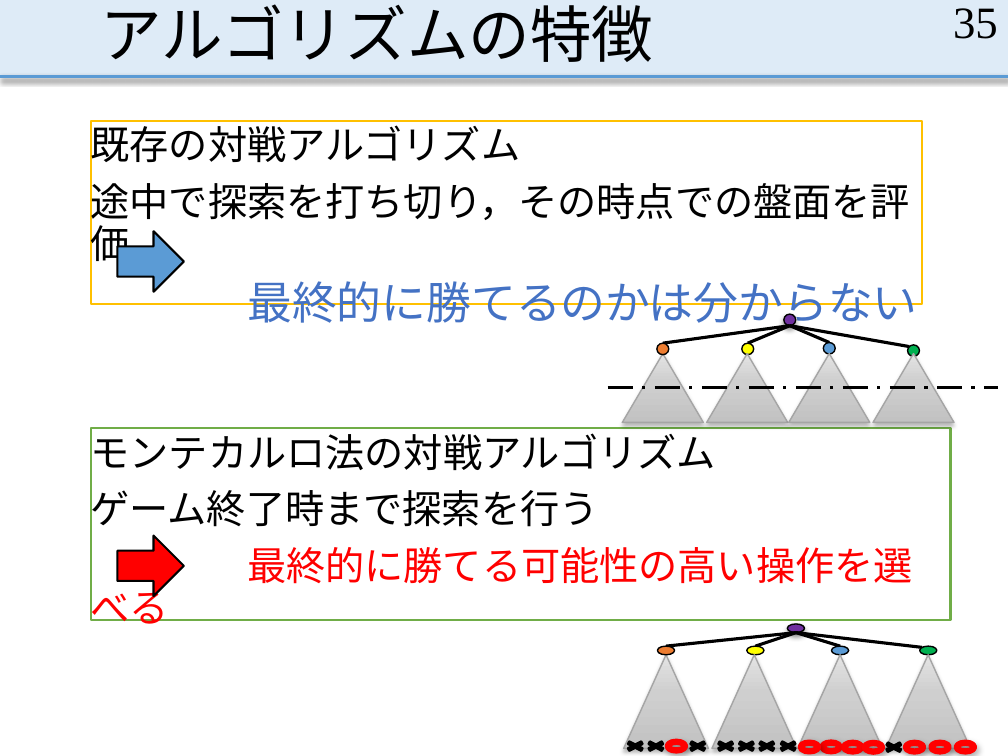
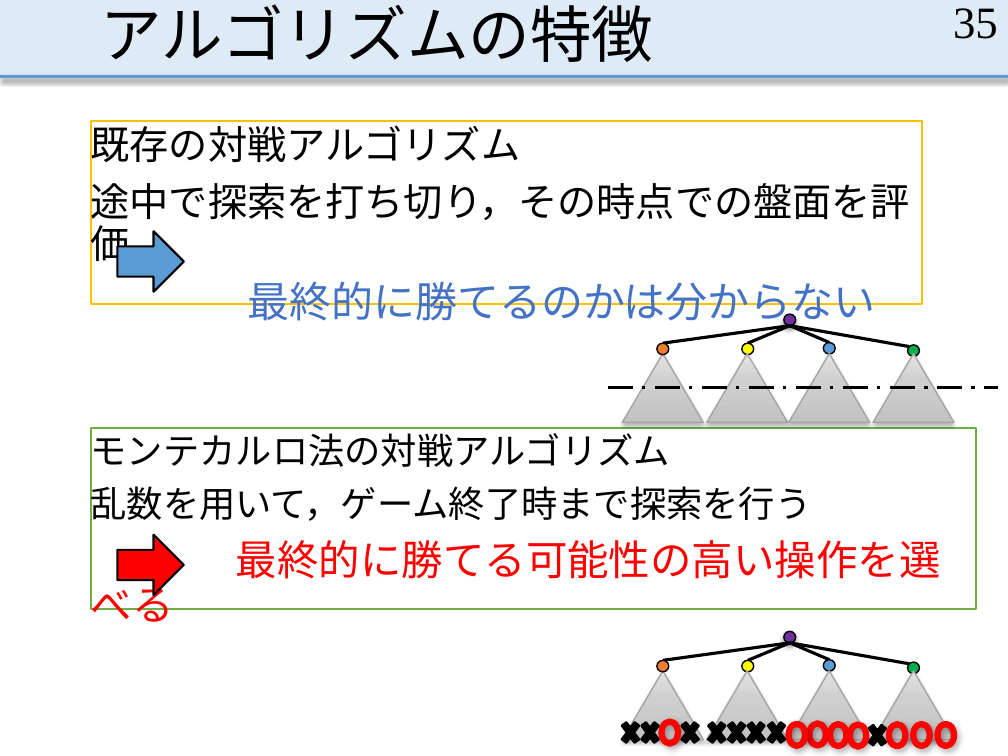
Before and after one commit to MasayaOda/SR, a slide deck: slide 35 of 小田卒論発表 - コピー.pptx. Drawn at 1008x756 pixels with LibreOffice and Linux fonts; fonts in the diff are those of the drawing. Boxes give left, top, right and bottom in pixels: in the first picture for what was removed or moved away, otherwise in the second. Text is boxed around its words. In the diff, an @@ line names an element or a change of style, - is before the commit and + after.

```diff
--- a/小田卒論発表 - コピー.pptx
+++ b/小田卒論発表 - コピー.pptx
@@ text in rectangle at (247,281,875,327): size 32 to 30 pt in "最終的に勝てるのかは分からない" @@
@@ text in rectangle at (91,428,941,579): size 28 to 25.9 pt in "モンテカルロ法の対戦アルゴリズム"; size 28 to 29.6 pt in "最終的に勝てる可能性の高い操作を選べる" @@
@@ rectangle "モンテカルロ法の対戦アルゴリズム": place and size @@
-rectangle "モンテカルロ法の対戦アルゴリズム" at (91,428,951,620)
+rectangle "モンテカルロ法の対戦アルゴリズム" at (91,428,976,609)
@@ text in rectangle at (91,481,812,528): text changed; size 28 to 25.9 pt @@
-ゲーム終了時まで探索を行う
+乱数を用いて，ゲーム終了時まで探索を行う
@@ line moved from (796, 633) - (666, 646) to (790, 643) - (663, 660) @@
@@ line moved from (755, 646) - (796, 633) to (748, 660) - (790, 643) @@
@@ ellipse: place and size @@
-ellipse at (787,624,804,633)
+ellipse at (784,631,796,642)
@@ line moved from (922, 647) - (796, 633) to (909, 664) - (790, 643) @@
@@ line moved from (840, 646) - (796, 633) to (830, 659) - (790, 643) @@
@@ ellipse: place and size @@
-ellipse at (832,646,849,655)
+ellipse at (824,659,836,670)
@@ triangle: place and size @@
-triangle at (624,655,709,749)
+triangle at (622,671,703,740)
@@ ellipse: place and size @@
-ellipse at (657,646,674,655)
+ellipse at (657,660,669,671)
@@ triangle: place and size @@
-triangle at (712,655,796,749)
+triangle at (707,671,787,740)
@@ ellipse: place and size @@
-ellipse at (747,646,764,655)
+ellipse at (742,660,754,671)
@@ triangle: place and size @@
-triangle at (797,655,882,749)
+triangle at (789,671,870,740)
@@ triangle: place and size @@
-triangle at (886,655,971,749)
+triangle at (873,671,954,740)
@@ ellipse: place and size @@
-ellipse at (919,646,936,655)
+ellipse at (907,662,919,673)
@@ cross: place and size @@
-cross at (622,740,648,753)
+cross at (618,716,642,749)
@@ cross: place and size @@
-cross at (643,740,669,753)
+cross at (638,716,662,749)
@@ cross: place and size @@
-cross at (684,740,711,753)
+cross at (677,716,702,749)
@@ cross: place and size @@
-cross at (713,740,739,753)
+cross at (705,716,729,749)
@@ cross: place and size @@
-cross at (775,740,801,753)
+cross at (725,716,749,749)
@@ cross: place and size @@
-cross at (734,740,760,753)
+cross at (744,716,768,749)
@@ cross: place and size @@
-cross at (754,740,780,753)
+cross at (764,716,788,749)
@@ cross: place and size @@
-cross at (881,741,907,754)
+cross at (865,719,889,752)
@@ ellipse: place and size @@
-ellipse at (667,742,684,751)
+ellipse at (661,722,677,744)
@@ ellipse: place and size @@
-ellipse at (957,743,974,752)
+ellipse at (788,724,804,746)
@@ ellipse: place and size @@
-ellipse at (800,743,817,752)
+ellipse at (809,724,826,746)
@@ ellipse: place and size @@
-ellipse at (823,743,840,752)
+ellipse at (830,724,846,746)
@@ ellipse: place and size @@
-ellipse at (844,743,861,752)
+ellipse at (850,725,866,747)
@@ ellipse: place and size @@
-ellipse at (865,743,882,752)
+ellipse at (889,724,905,746)
@@ ellipse: place and size @@
-ellipse at (906,743,923,752)
+ellipse at (913,724,929,746)
@@ ellipse: place and size @@
-ellipse at (931,743,949,752)
+ellipse at (937,724,954,746)
```
Also in this commit, not shown: 24 other slides changed, 1 slide added.
